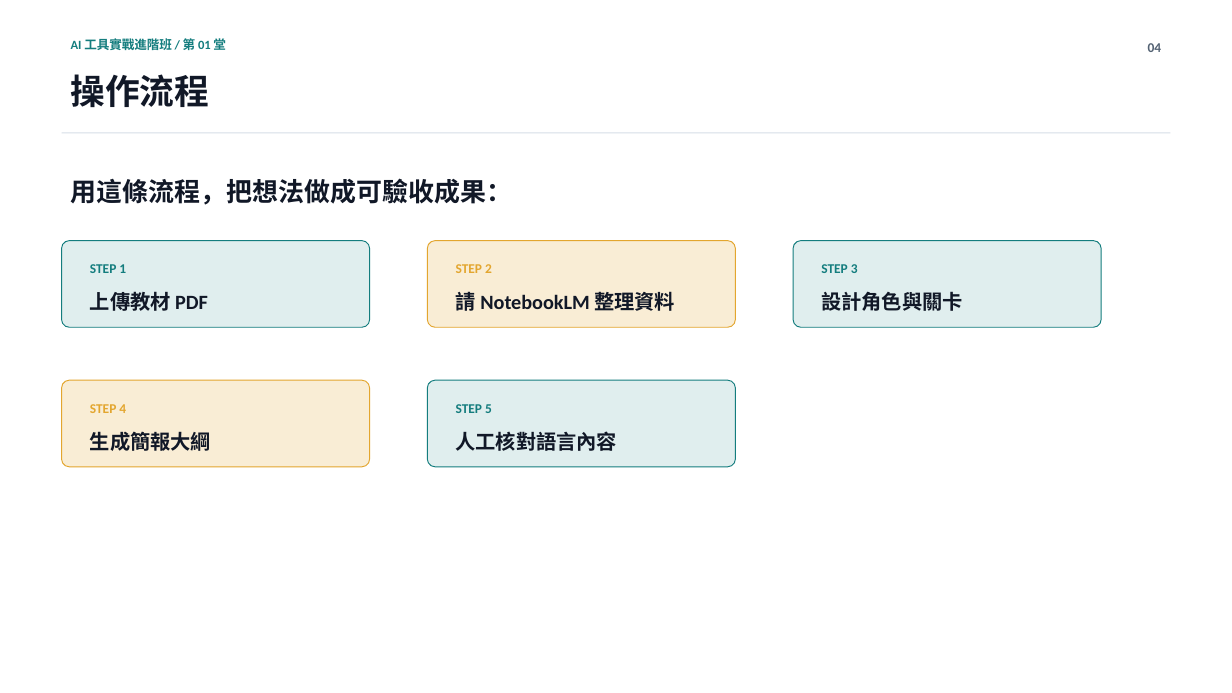
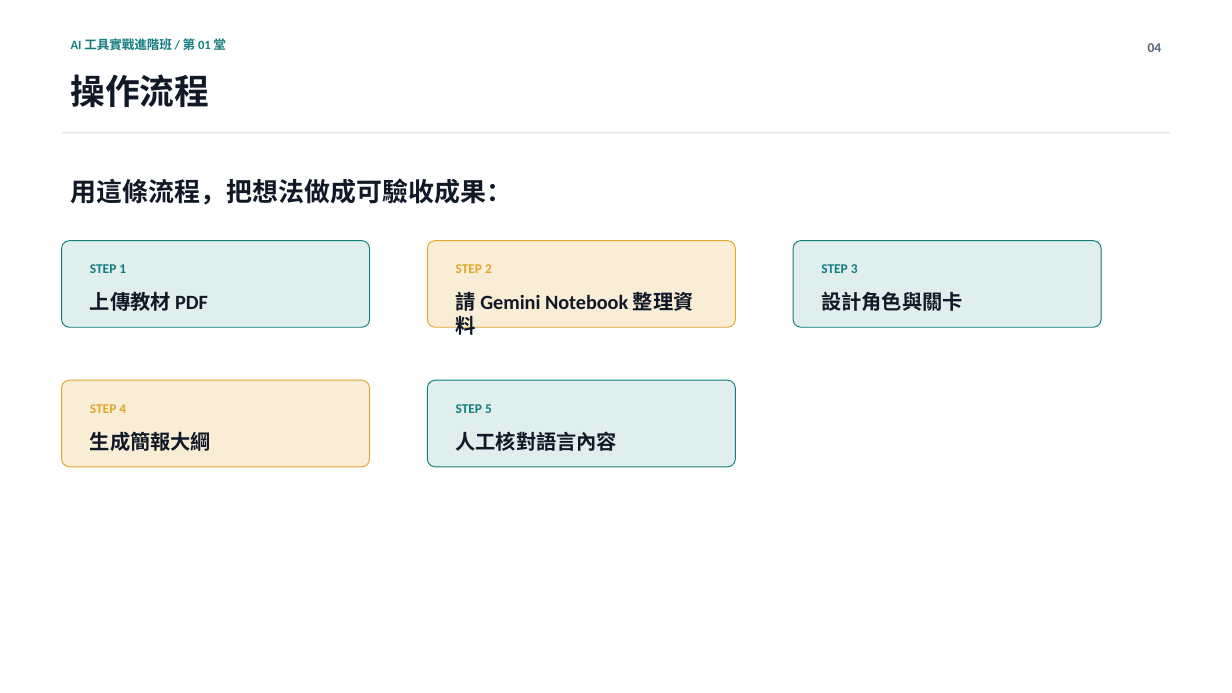
Before and after one commit to Calumai/calumai.com, a slide deck: slide 4 of class/ppt/lesson-01.pptx. Drawn at 1232x693 pixels with LibreOffice and Linux fonts; fonts in the diff are those of the drawing. Boxes give left, top, right and bottom in pixels: in the first picture for what was removed or moved away, otherwise in the second. Text is boxed around its words. In the diff, an @@ line names an element or a change of style, - is before the commit and + after.

Commit message:
Rename lesson one to Gemini Notebook

```diff
--- a/class/ppt/lesson-01.pptx
+++ b/class/ppt/lesson-01.pptx
@@ text at (456, 288, 694, 339): text changed @@
-請 NotebookLM 整理資料
+請 Gemini Notebook 整理資料
```
Also in this commit, not shown: 2 other slides changed, 5 other files.
